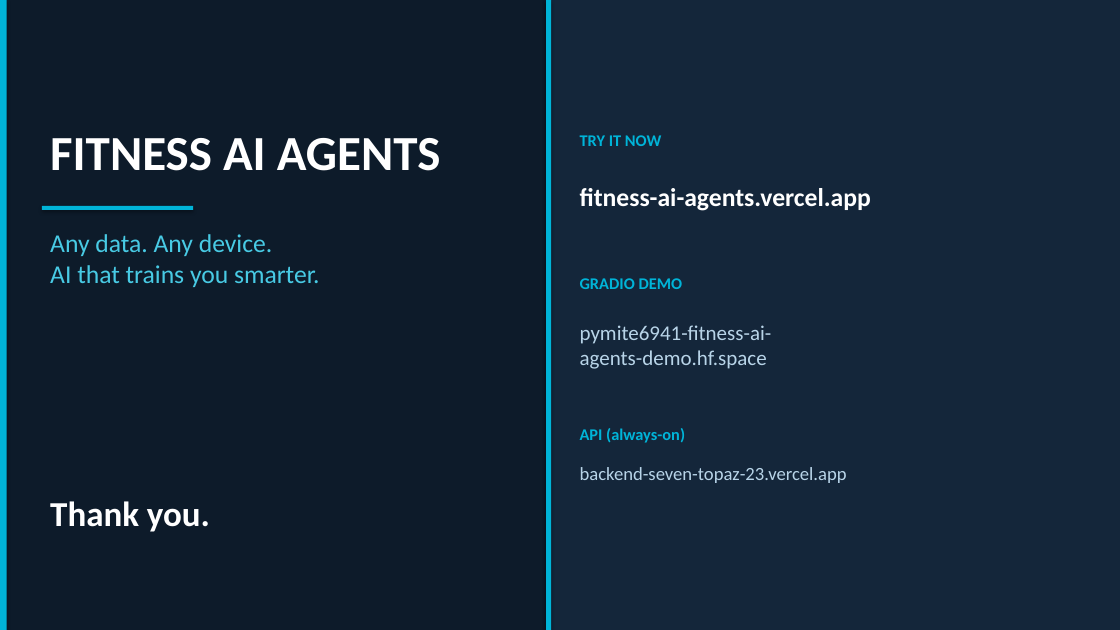
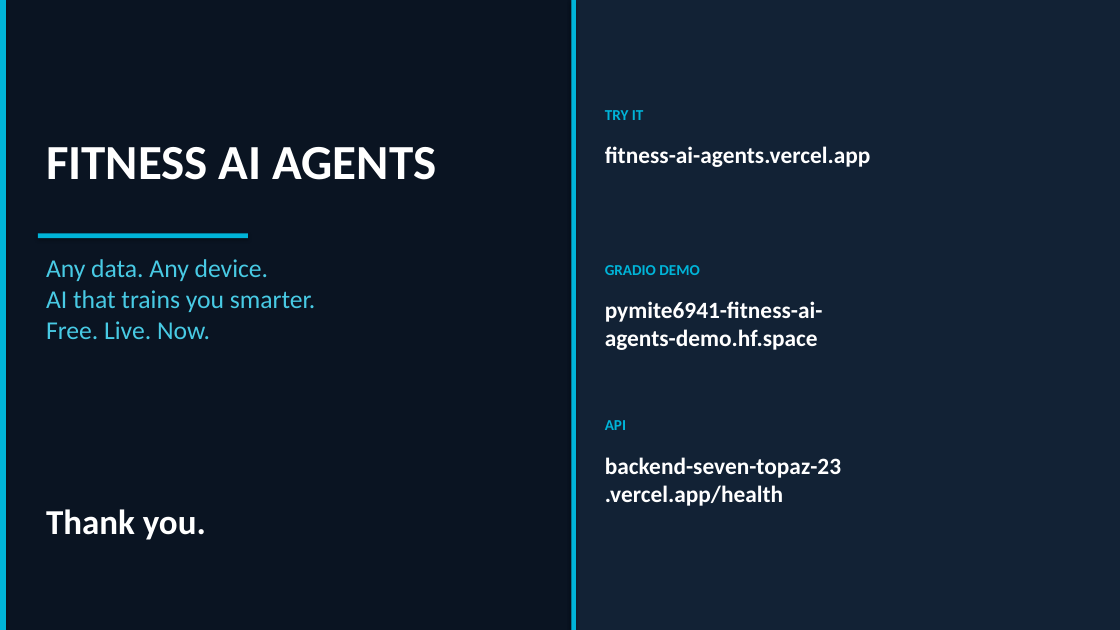
Before and after one commit to PyMite6941/Fitness-AI-Agents, a slide deck: slide 8 of fitness_ai_agents_presentation.pptx. Drawn at 1120x630 pixels with LibreOffice and Linux fonts; fonts in the diff are those of the drawing. Boxes give left, top, right and bottom in pixels: in the first picture for what was removed or moved away, otherwise in the second. Text is boxed around its words. In the diff, an @@ line names an element or a change of style, - is before the commit and + after.

```diff
--- a/fitness_ai_agents_presentation.pptx
+++ b/fitness_ai_agents_presentation.pptx
@@ background #0D1B2A to #0A1422 @@
@@ rectangle: place and size @@
-rectangle at box(546, 0, 551, 630)
+rectangle at box(571, 0, 576, 630)
@@ rectangle: place and size @@
-rectangle at box(546, 0, 1120, 630)
+rectangle at box(571, 0, 1120, 630)
@@ rectangle at box(571, 0, 1120, 630): fill #14263A to #122235 @@
@@ text at box(605, 110, 644, 120): text changed; size 14 to 13 pt @@
-TRY IT NOW
+TRY IT
@@ text "FITNESS AI AGENTS": place and size @@
-text "FITNESS AI AGENTS" at box(50, 138, 441, 171)
+text "FITNESS AI AGENTS" at box(46, 147, 437, 180)
@@ text "fitness-ai-agents.vercel.app": place and size @@
-text "fitness-ai-agents.vercel.app" at box(580, 188, 871, 211)
+text "fitness-ai-agents.vercel.app" at box(605, 146, 871, 167)
@@ text "fitness-ai-agents.vercel.app" at box(605, 146, 871, 167): size 22 to 20 pt @@
@@ rectangle: place and size @@
-rectangle at box(42, 206, 193, 210)
+rectangle at box(38, 234, 248, 239)
@@ text at box(46, 259, 316, 339): text changed @@
-Any data. Any device.
-AI that trains you smarter.
+Any data. Any device.
+AI that trains you smarter.
+Free. Live. Now.
@@ text "GRADIO DEMO": place and size @@
-text "GRADIO DEMO" at box(580, 278, 683, 289)
+text "GRADIO DEMO" at box(605, 265, 699, 275)
@@ text "GRADIO DEMO" at box(605, 265, 699, 275): size 14 to 13 pt @@
@@ text "pymite6941-fitness-ai- agents-demo.hf.space": place and size @@
-text "pymite6941-fitness-ai- agents-demo.hf.space" at box(580, 325, 772, 369)
+text "pymite6941-fitness-ai- agents-demo.hf.space" at box(605, 301, 823, 350)
@@ text "pymite6941-fitness-ai- agents-demo.hf.space" at box(605, 301, 823, 350): size 18 to 20 pt, text colour #B8D4E8 to #FFFFFF, bold on @@
@@ text at box(605, 420, 626, 430): text changed; size 14 to 13 pt @@
-API (always-on)
+API
@@ text at box(605, 457, 841, 506): text changed; size 16 to 20 pt; text colour #B8D4E8 to #FFFFFF; bold on @@
-backend-seven-topaz-23.vercel.app
+backend-seven-topaz-23
+.vercel.app/health
@@ text "Thank you.": place and size @@
-text "Thank you." at box(50, 501, 210, 532)
+text "Thank you." at box(46, 509, 206, 540)
```
Also in this commit, not shown: 4 other slides changed, 3 slides added, 3 slides removed.
